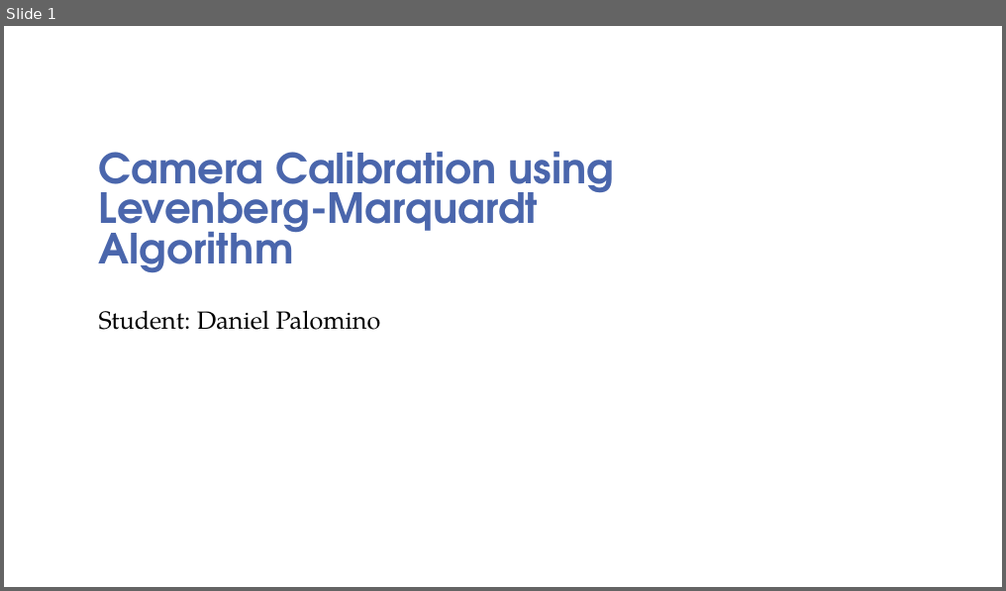
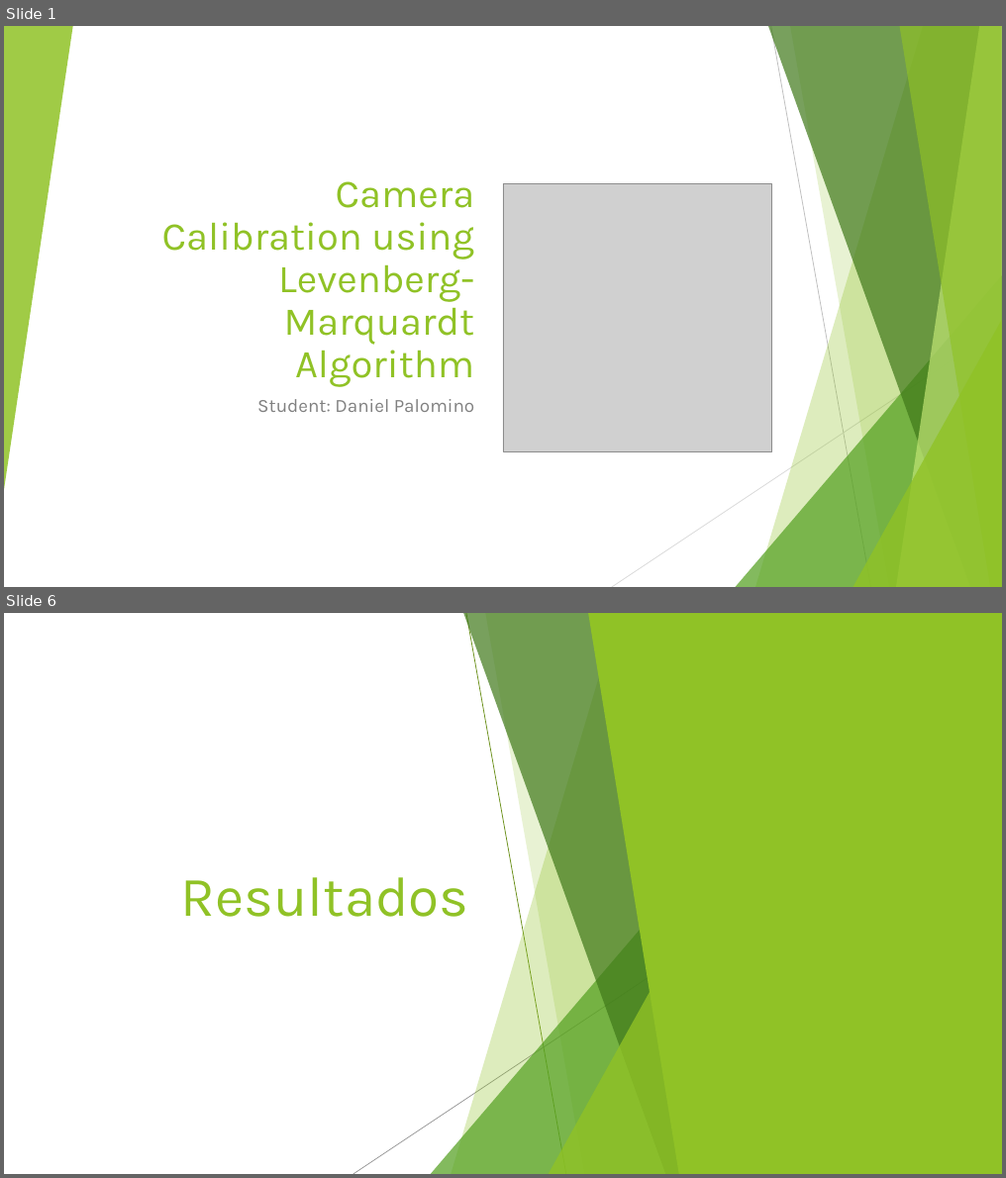
Before and after one commit to CameraCalibration/QtFrontoParallel, a slide deck: presentation.pptx. Shown one above the other, each under a label of ours: slide 1 before the commit, slides 1 and 6 after it; the slides between them are not shown. The pictures are 1006x591 and 1006x1178 pixels, drawn with LibreOffice and Linux fonts; fonts in the diff are those of the drawing; grey boxes stand for pictures; background and template pictures are left out. Boxes give left, top, right and bottom in pixels: in the first picture for what was removed or moved away, otherwise in the second. Text is boxed around its words. In the diff, an @@ line names an element or a change of style, - is before the commit and + after.

```diff
--- a/presentation.pptx
+++ b/presentation.pptx
@@ slide 6 added at (4,613,1002,1174), background #FFFFFF; not listed: 7 template elements that a slide beside it also shows @@
@@ group added at (4,613,1002,1174): 5 freeform shapes, 3 triangles, 2 lines @@
@@ rectangle added at (4,613,1002,1174), fill #FFFFFF @@
@@ freeform shape added at (588,613,1002,1174), fill #90C226 @@
@@ title added at (181,877,469,917), 54 pt, text #90C226 @@
+Resultados
@@ group added at (353,613,743,1174): 3 freeform shapes, 2 lines, 2 triangles @@
@@ triangle added at (4,942,41,1174), fill #90C226 at 85% opacity @@
@@ slide 1 changed as well @@
@@ group added at (4,26,1002,587): 5 freeform shapes, 3 triangles, 2 lines @@
@@ title "Camera Calibration using Levenberg-Marquardt Algorithm": place and size @@
-title "Camera Calibration using Levenberg-Marquardt Algorithm" at (99,152,615,274)
+title "Camera Calibration using Levenberg-Marquardt Algorithm" at (162,181,475,387)
@@ title "Camera Calibration using Levenberg-Marquardt Algorithm" at (162,181,475,387): size 40 to 38 pt, font TeX Gyre Adventor to Karla, text colour #4A66AC to #90C226, bold off; alignment left to right; line spacing 0.8 to 0.9 @@
@@ picture added at (503,183,771,452) @@
@@ subtitle "Student: Daniel Palomino": place and size @@
-subtitle "Student: Daniel Palomino" at (99,310,381,330)
+subtitle "Student: Daniel Palomino" at (257,399,474,412)
@@ subtitle "Student: Daniel Palomino" at (257,399,474,412): size 24 to 18 pt, font TeX Gyre Pagella to Karla, text colour #000000 to #808080; alignment left to right; line spacing 0.9 to 1; more space between paragraphs @@
```
Also in this commit, not shown: 2 other slides changed, 11 other slides added, 1 slide removed, 1 other file.
